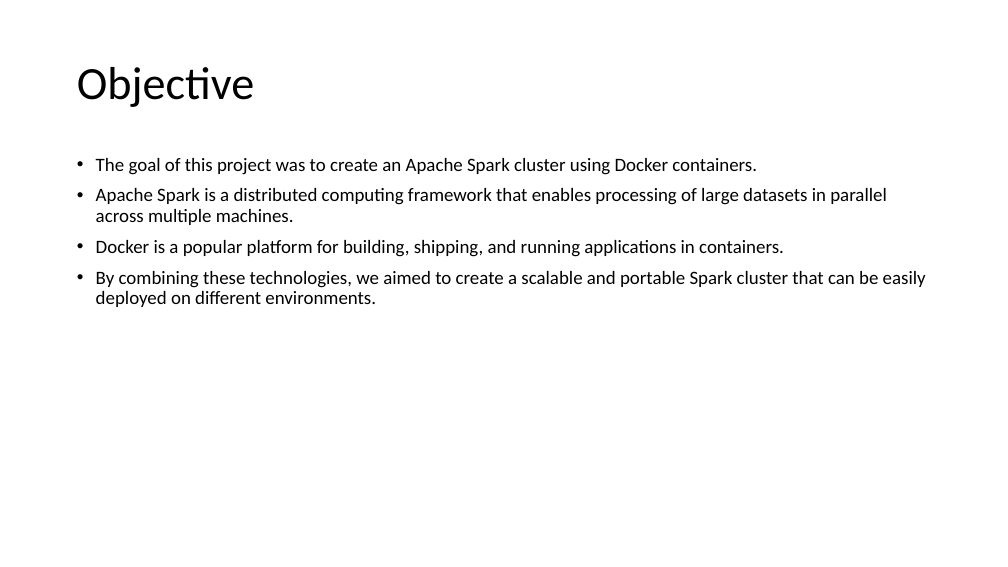
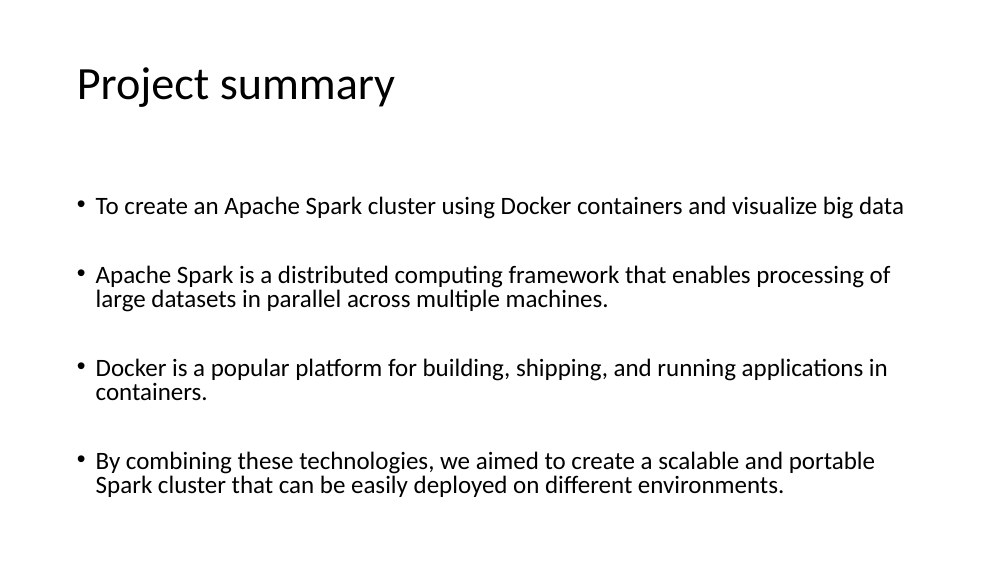
Before and after one commit to gprasad09/Apache-Spark-Cluster-Project, a slide deck: slide 3 of misc/ProjectReports-In progress/TermProject.pptx (slide 2 before the commit). Drawn at 1008x567 pixels with LibreOffice and Linux fonts; fonts in the diff are those of the drawing. Boxes give left, top, right and bottom in pixels: in the first picture for what was removed or moved away, otherwise in the second. Text is boxed around its words. In the diff, an @@ line names an element or a change of style, - is before the commit and + after.

```diff
--- a/misc/ProjectReports-In progress/TermProject.pptx
+++ b/misc/ProjectReports-In progress/TermProject.pptx
@@ title at box(77, 67, 395, 107): text changed @@
-Objective
+Project summary
@@ text at box(96, 196, 904, 219): text changed; size 18 to 23.8 pt @@
-• The goal of this project was to create an Apache Spark cluster using Docker containers.
+• To create an Apache Spark cluster using Docker containers and visualize big data
@@ text at box(96, 265, 891, 497): size 18 to 23.8 pt in "Apache Spark is a distributed computing framework ...", "Docker is a popular platform for building, ...", "By combining these technologies, we aimed to ..."; line spacing 0.9 to 0.8 @@
```
Also in this commit, not shown: 4 other slides changed, 3 slides added.
